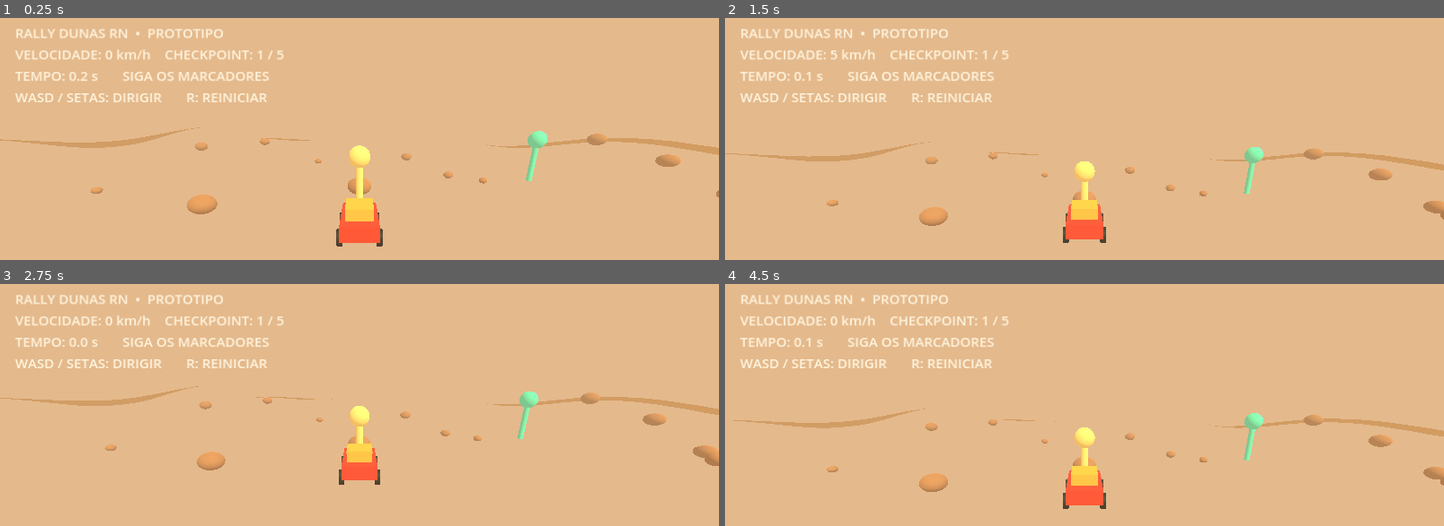
Above: before the commit, frames 1-4 (two rows, left to right).
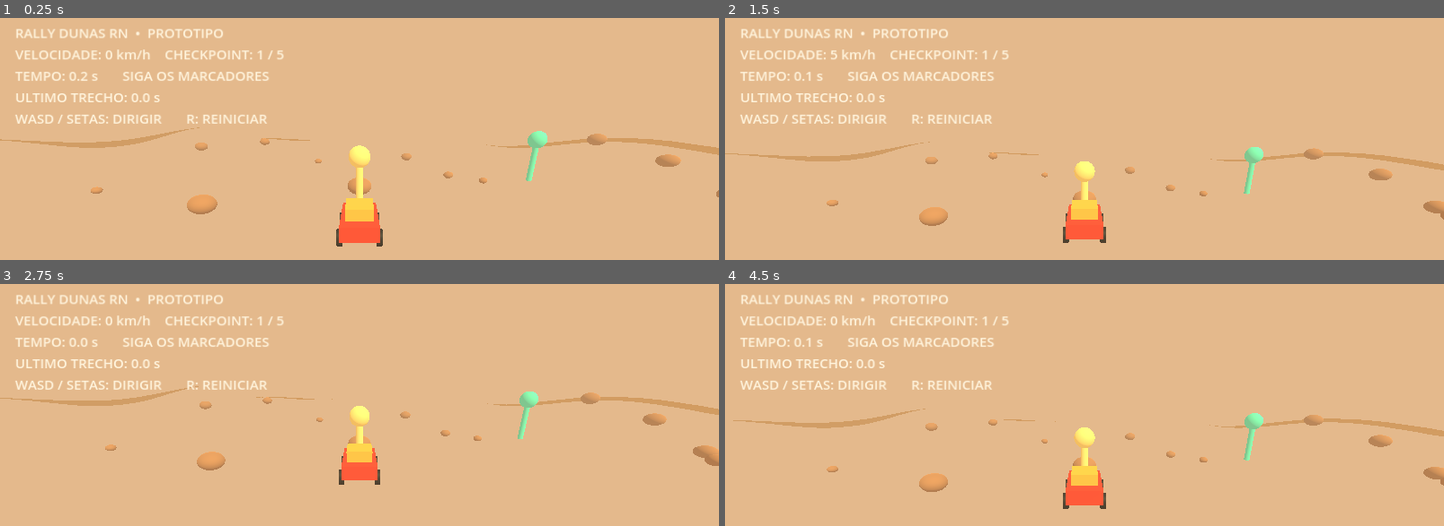
Above: after the commit, the same moments.

Repository: juniordev830/rally-dunas-rn
Game: Godot game, scene res://scenes/main.tscn
Same seed, same stepped clock (60 frames per second), same inputs: the game is played once before the commit and once after it.
Inputs:
- Up to frame 1 (0.25 s): no input
- Up to frame 2 (1.5 s): hold D 0.53-1.28 s; hold R 0.53-1.28 s; tap Enter at 1.25 s; hold S from 1.28 s (still down); tap R at 1.35 s
- Up to frame 3 (2.75 s): release S at 2.03 s; hold D from 2.03 s (still down); hold R from 2.03 s (still down)
- Up to frame 4 (4.5 s): tap Space at 2.75 s; release D at 2.78 s; release R at 2.78 s; hold W 2.78-3.53 s; tap R at 2.85, 4.35 s; hold R 3.53-4.28 s; hold A from 3.53 s (still down); tap Enter at 4.25 s

The runs differ from the first frame. In frame 1, 1.2% of the frame differs, in the area x 2-38%, y 31-44%; in frame 2, 1.2%; in frame 3, 1.2%; in frame 4, 1.2%.

Commit message:
feat(godot): integrate checkpoint split HUD and finish medals

Diff:
--- a/scripts/rally.gd
+++ b/scripts/rally.gd
@@ -9,6 +9,9 @@
 var camera: Camera3D
 var hud: Label
 var elapsed := 0.0
+var last_checkpoint_time := 0.0
+var last_split := 0.0
+var medal := ""
 var next_checkpoint := 0
 var finished := false
 var checkpoints := [
@@ -151,9 +154,12 @@
 		var spot: Vector2 = checkpoints[next_checkpoint]
 		var distance := Vector2(car.global_position.x, car.global_position.z).distance_to(spot)
 		if Rules.reached_checkpoint(distance):
+			last_split = Rules.split_seconds(last_checkpoint_time, elapsed)
+			last_checkpoint_time = elapsed
 			next_checkpoint += 1
 			if next_checkpoint == checkpoints.size():
 				finished = true
+				medal = Rules.medal_for_time(elapsed)
 	_refresh_hud()
 	if is_instance_valid(camera) and is_instance_valid(car):
 		var offset := car.global_transform.basis.z * 12.0 + Vector3(0, 6.0, 0)
@@ -166,6 +172,7 @@
 		return
 	var checkpoint_text := "CONCLUIDO" if finished else "%d / %d" % [next_checkpoint + 1, checkpoints.size()]
 	var message := "RALLY FINALIZADO! R: REINICIAR" if finished else "SIGA OS MARCADORES"
-	hud.text = "RALLY DUNAS RN  •  PROTOTIPO\nVELOCIDADE: %d km/h    CHECKPOINT: %s\nTEMPO: %.1f s       %s\nWASD / SETAS: DIRIGIR       R: REINICIAR" % [
-		Rules.speed_kmh(car.speed), checkpoint_text, elapsed, message
+	var split_text := "MEDALHA: %s" % medal if finished else "ULTIMO TRECHO: %.1f s" % last_split
+	hud.text = "RALLY DUNAS RN  •  PROTOTIPO\nVELOCIDADE: %d km/h    CHECKPOINT: %s\nTEMPO: %.1f s       %s\n%s\nWASD / SETAS: DIRIGIR       R: REINICIAR" % [
+		Rules.speed_kmh(car.speed), checkpoint_text, elapsed, message, split_text
 	]
